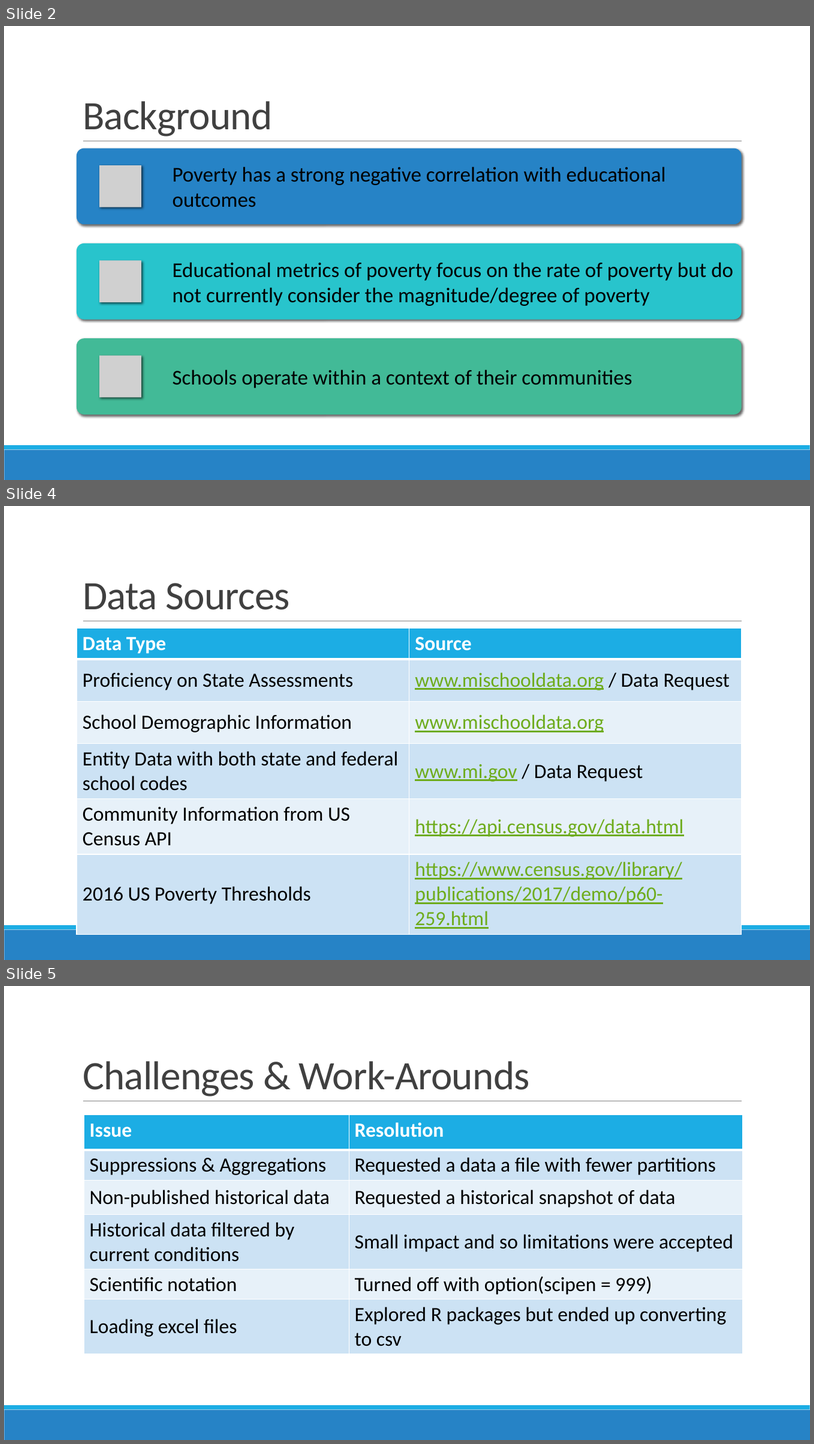
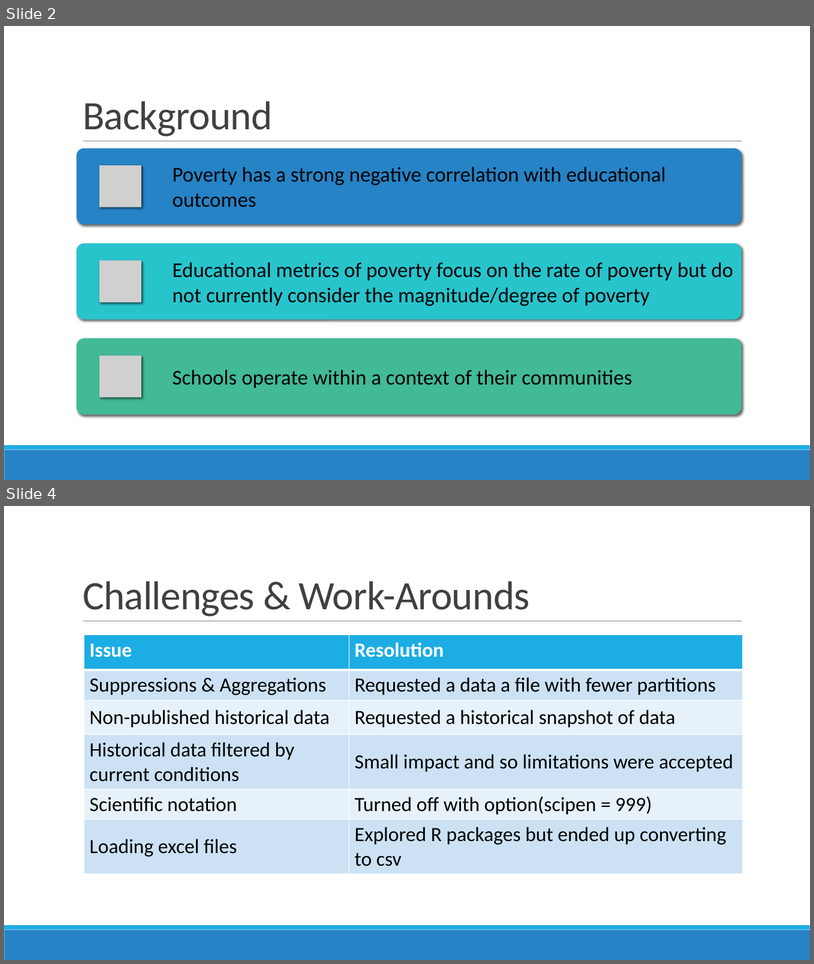
Before and after one commit to ChadRyanBailey/607-Data-Acquisition-and-Management, a slide deck: 607-Weeks13-15-Final-Project/09 Final Project Presentation Slides.pptx. Shown one above the other, each under a label of ours: slides 2, 4 and 5 before the commit, slides 2 and 4 after it; the slides between them are not shown. The pictures are 814x1444 and 814x964 pixels, drawn with LibreOffice and Linux fonts; fonts in the diff are those of the drawing; grey boxes stand for pictures. Boxes give left, top, right and bottom in pixels: in the first picture for what was removed or moved away, otherwise in the second. Text is boxed around its words. In the diff, an @@ line names an element or a change of style, - is before the commit and + after.

```diff
--- a/607-Weeks13-15-Final-Project/09 Final Project Presentation Slides.pptx
+++ b/607-Weeks13-15-Final-Project/09 Final Project Presentation Slides.pptx
@@ slide 4 removed at (4, 506, 810, 960), background #FFFFFF; not listed: 3 template elements that a slide beside it also shows @@
@@ title removed at (83, 583, 290, 610) @@
-Data Sources
@@ table removed at (77, 628, 742, 931), 6 rows, 2 columns @@
-Data Type | Source
-Proficiency on State Assessments | www.mischooldata.org / Data Request
-School Demographic Information | www.mischooldata.org
-Entity Data with both state and federal school codes | www.mi.gov / Data Request
-Community Information from US Census API | https://api.census.gov/data.html
-2016 US Poverty Thresholds | https://www.census.gov/library/publications/2017/demo/p60-259.html
@@ what was slide 5 is now slide 4 @@
```
Also in this commit, not shown: 1 slide changed.
